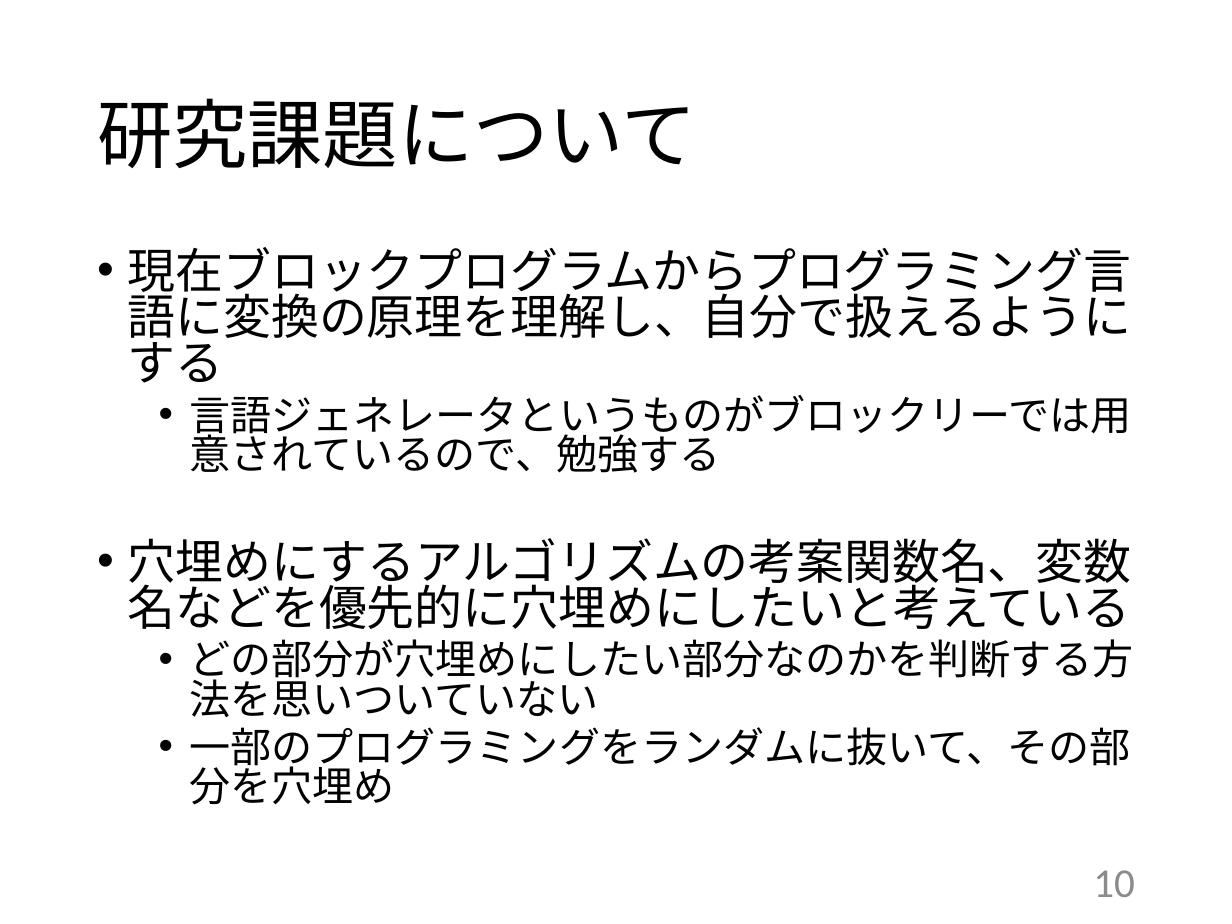
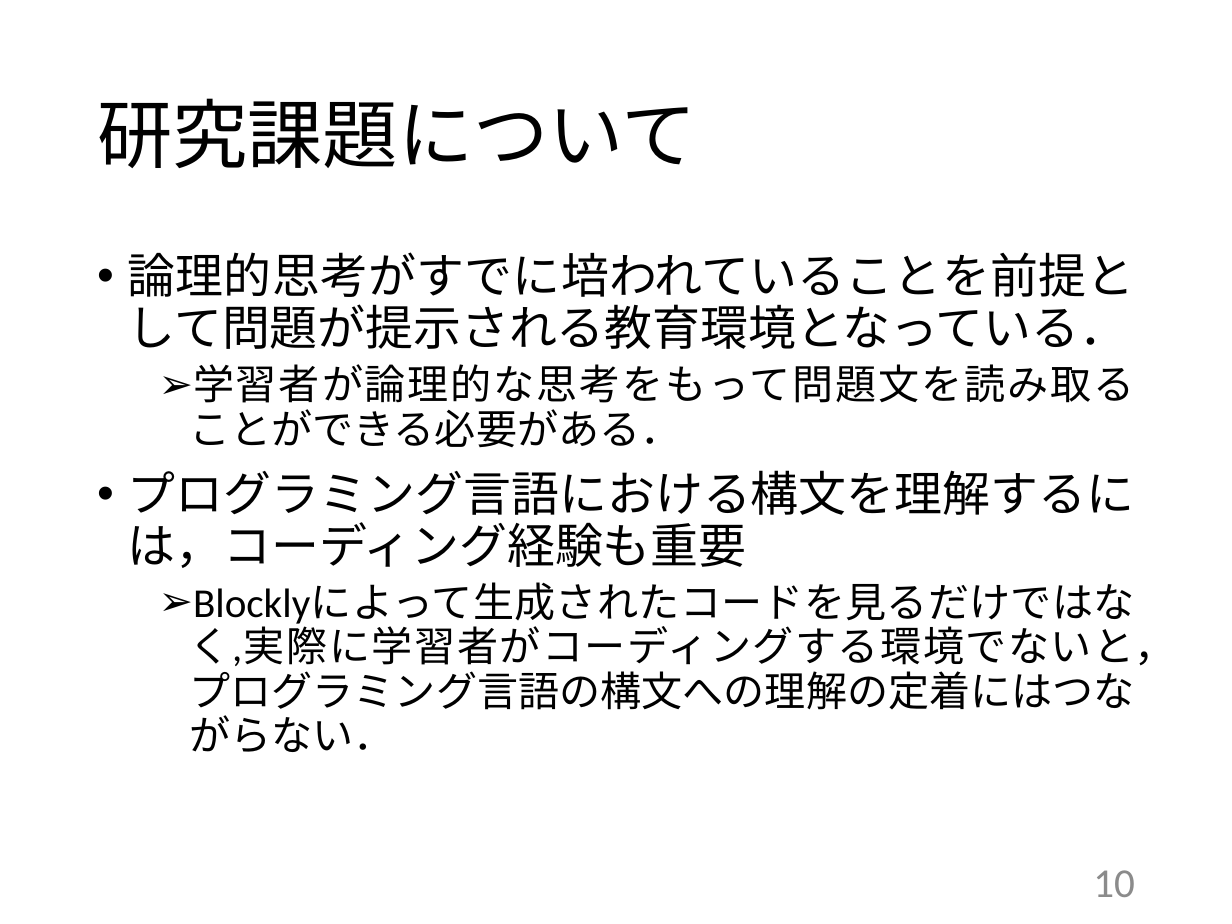
Before and after one commit to kait-takanolab/1821121-shimaoka-thesis, a slide deck: slide 10 of 1821121_shimaoka_sotsuken.pptx. Drawn at 1232x924 pixels with LibreOffice and Linux fonts; fonts in the diff are those of the drawing. Boxes give left, top, right and bottom in pixels: in the first picture for what was removed or moved away, otherwise in the second. Text is boxed around its words. In the diff, an @@ line names an element or a change of style, - is before the commit and + after.

```diff
--- a/1821121_shimaoka_sotsuken.pptx
+++ b/1821121_shimaoka_sotsuken.pptx
@@ text at (128, 252, 1175, 752): text changed @@
-• 現在ブロックプログラムからプログラミング言語に変換の原理を理解し、自分で扱えるようにする
-  • 言語ジェネレータというものがブロックリーでは用意されているので、勉強する
-• 穴埋めにするアルゴリズムの考案関数名、変数名などを優先的に穴埋めにしたいと考えている
-  • どの部分が穴埋めにしたい部分なのかを判断する方法を思いついていない
-  • 一部のプログラミングをランダムに抜いて、その部分を穴埋め
+• 論理的思考がすでに培われていることを前提として問題が提示される教育環境となっている．
+  ➢ 学習者が論理的な思考をもって問題文を読み取ることができる必要がある．
+• プログラミング言語における構文を理解するには，コーディング経験も重要
+  ➢ Blocklyによって生成されたコードを見るだけではなく,実際に学習者がコーディングする環境でないと，プログラミング言語の構文への理解の定着にはつながらない．
```
Also in this commit, not shown: 4 other slides changed, 4 slides added.
